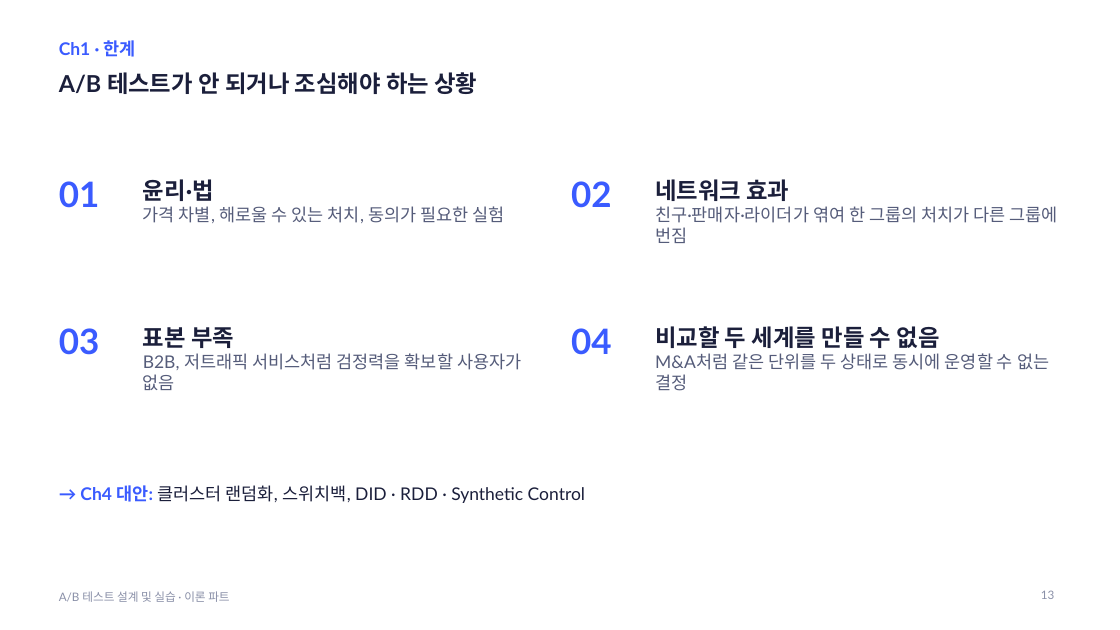
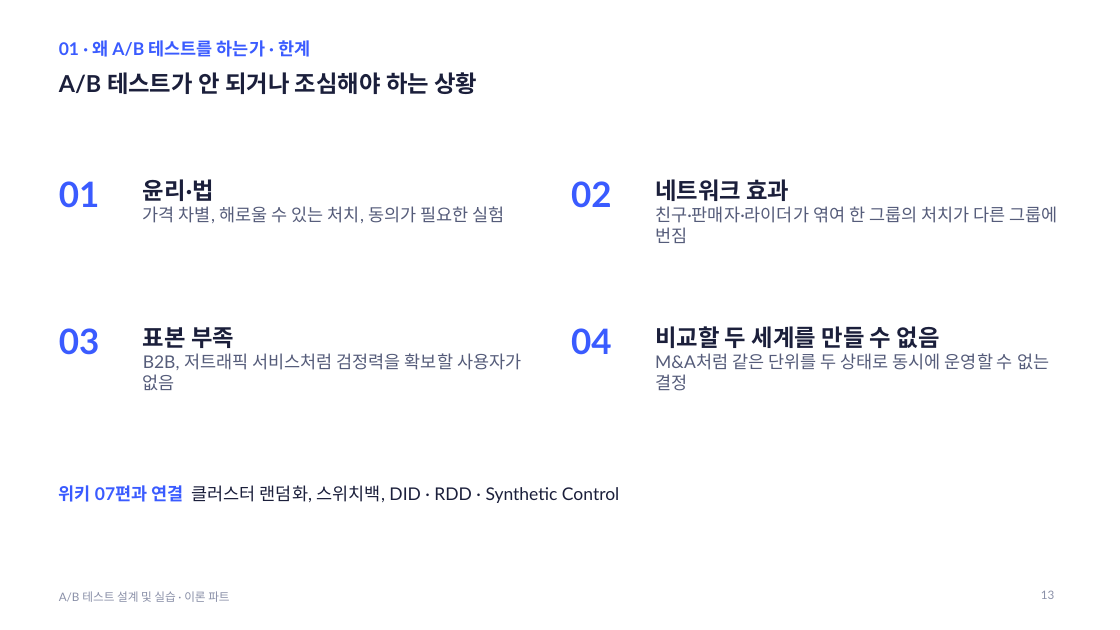
Before and after one commit to kkamret/quickmart-lab-rats, a slide deck: slide 13 of docs/lecture/ab-testing-theory.pptx. Drawn at 1120x630 pixels with LibreOffice and Linux fonts; fonts in the diff are those of the drawing. Boxes give left, top, right and bottom in pixels: in the first picture for what was removed or moved away, otherwise in the second. Text is boxed around its words. In the diff, an @@ line names an element or a change of style, - is before the commit and + after.

Commit message:
docs: A/B 테스트 PPT를 위키 순서로 재구성

```diff
--- a/docs/lecture/ab-testing-theory.pptx
+++ b/docs/lecture/ab-testing-theory.pptx
@@ text at <box>59,40,310,57</box>: text changed @@
-Ch1 · 한계
+01 · 왜 A/B 테스트를 하는가 · 한계
@@ text at <box>59,485,619,503</box>: text changed @@
-→ Ch4 대안: 클러스터 랜덤화, 스위치백, DID · RDD · Synthetic Control
+위키 07편과 연결 클러스터 랜덤화, 스위치백, DID · RDD · Synthetic Control
```
Also in this commit, not shown: 73 other slides changed, 3 slides added, 4 slides removed, 2 other files.
